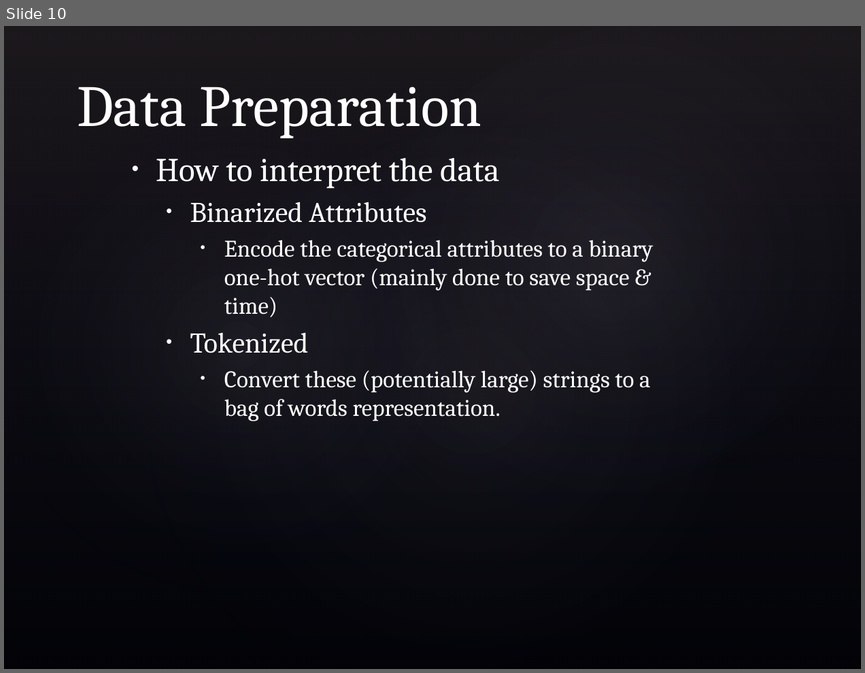
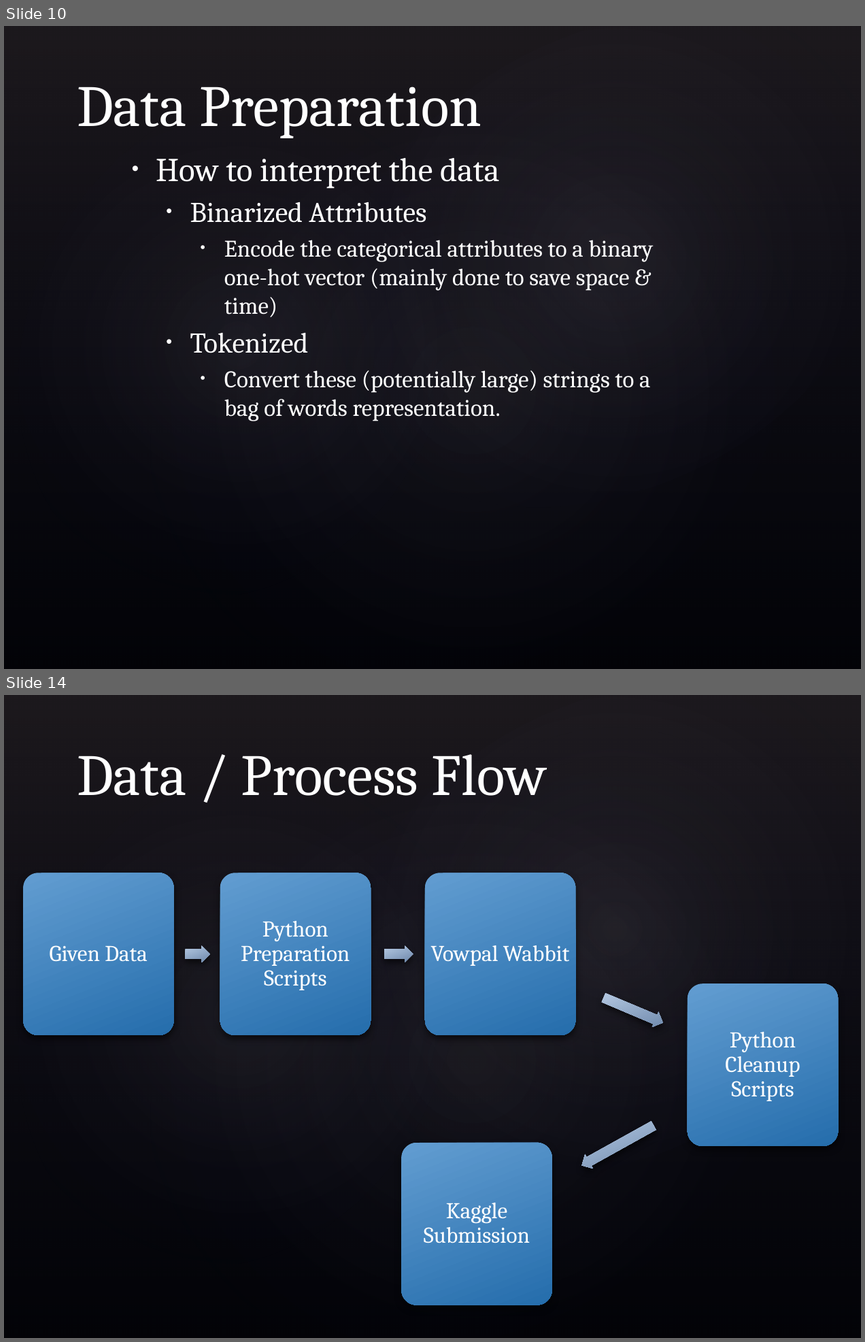
Before and after one commit to bradens/adzuna-competition, a slide deck: presentation.pptx. Shown one above the other, each under a label of ours: slide 10 before the commit, slides 10 and 14 after it; the slides between them are not shown. The pictures are 865x673 and 865x1342 pixels, drawn with LibreOffice and Linux fonts; fonts in the diff are those of the drawing; background and template pictures are left out. Boxes give left, top, right and bottom in pixels: in the first picture for what was removed or moved away, otherwise in the second. Text is boxed around its words. In the diff, an @@ line names an element or a change of style, - is before the commit and + after.

```diff
--- a/presentation.pptx
+++ b/presentation.pptx
@@ slide 14 added at [4,695,861,1338], background picture (left out); not listed: 4 template elements that a slide beside it also shows @@
@@ title added at [77,754,546,796], 49 pt, text #FFFFFF @@
+Data / Process Flow
@@ group added at [23,872,838,1304]: 5 rounded rectangles, 5 texts, 4 right arrows @@
+Given Data
+Python Preparation Scripts
+Vowpal Wabbit
+Python Cleanup Scripts
+Kaggle Submission
```
Also in this commit, not shown: 2 slides changed, 6 other slides added.
